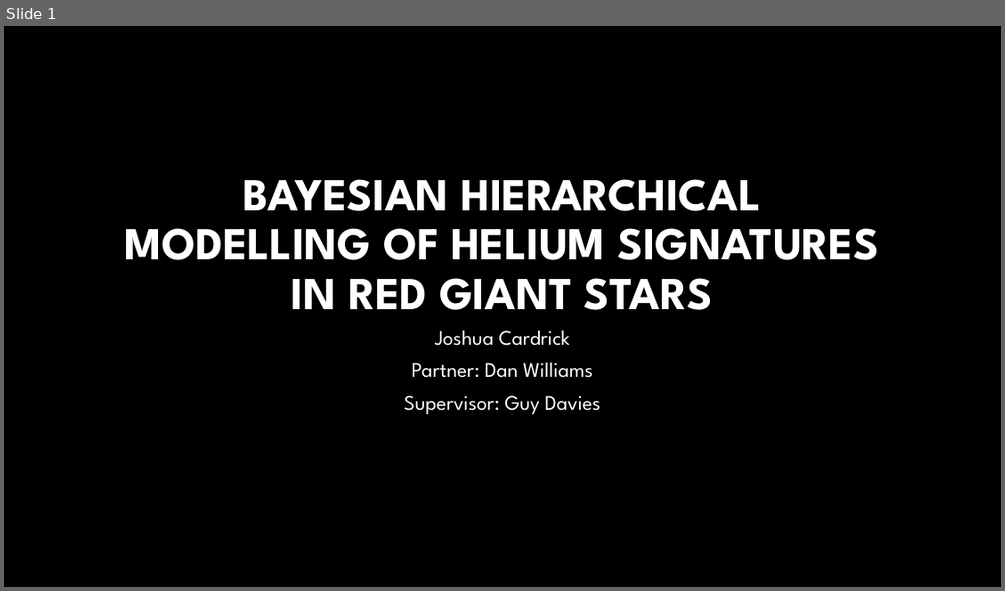
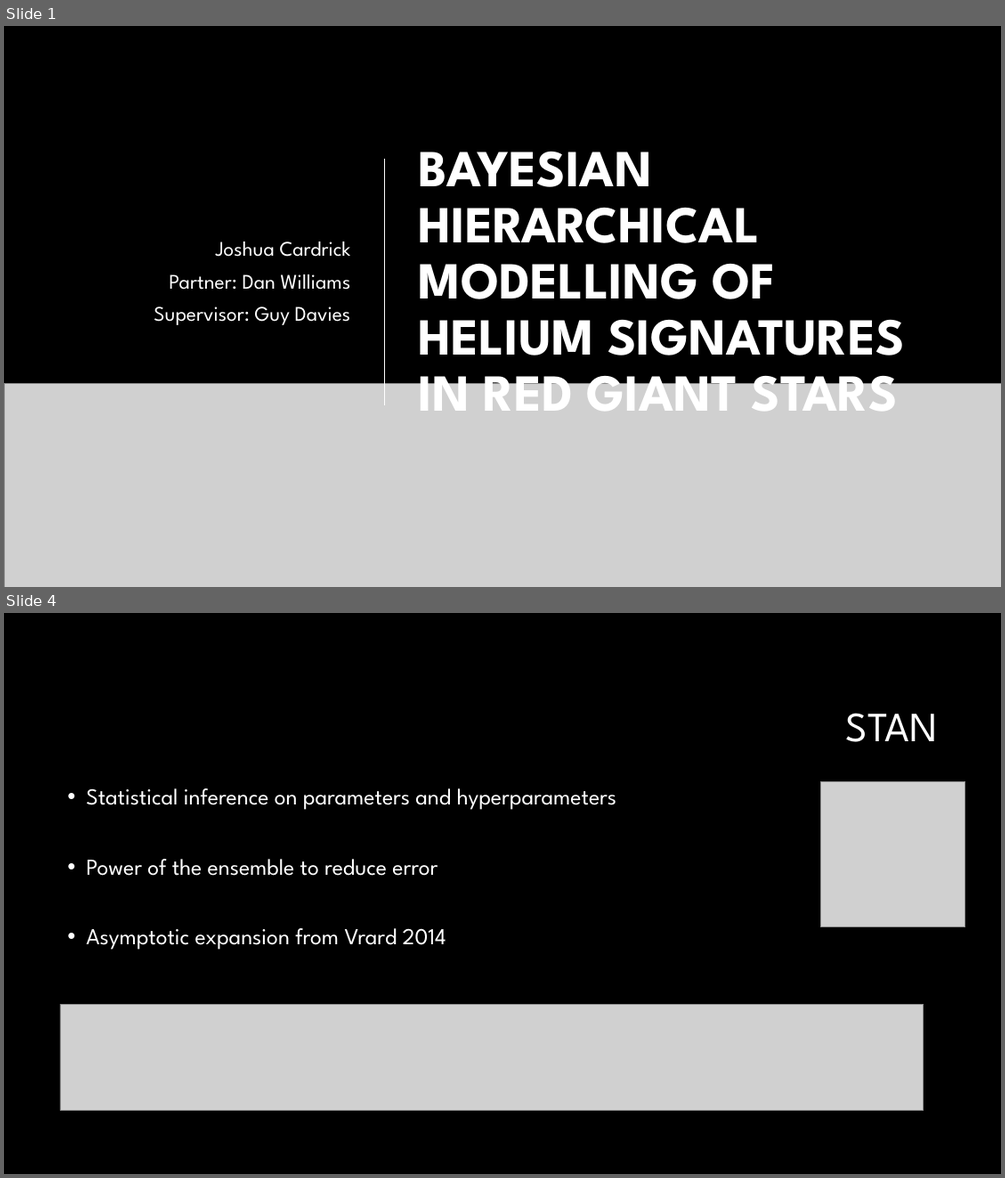
Before and after one commit to daw538/y4project, a slide deck: JoshFiles/Seminar.pptx. Shown one above the other, each under a label of ours: slide 1 before the commit, slides 1 and 4 after it; the slides between them are not shown. The pictures are 1005x591 and 1005x1178 pixels, drawn with LibreOffice and Linux fonts; fonts in the diff are those of the drawing; grey boxes stand for pictures; background and template pictures are left out. Boxes give left, top, right and bottom in pixels: in the first picture for what was removed or moved away, otherwise in the second. Text is boxed around its words. In the diff, an @@ line names an element or a change of style, - is before the commit and + after.

```diff
--- a/JoshFiles/Seminar.pptx
+++ b/JoshFiles/Seminar.pptx
@@ slide 4 added at box(4, 613, 1001, 1174), background #000000 @@
@@ title added at box(846, 713, 938, 742), 40 pt, text #FFFFFF @@
+STAN
@@ text added at box(86, 788, 617, 949), 22 pt, text #FFFFFF @@
+• Statistical inference on parameters and hyperparameters
+• Power of the ensemble to reduce error
+• Asymptotic expansion from Vrard 2014
@@ picture added at box(821, 781, 966, 927) @@
@@ picture added at box(60, 1004, 923, 1111) @@
@@ slide 1 changed as well @@
@@ subtitle "Joshua Cardrick": place and size @@
-subtitle "Joshua Cardrick" at box(404, 330, 601, 414)
+subtitle "Joshua Cardrick" at box(154, 241, 351, 325)
@@ subtitle "Joshua Cardrick" at box(154, 241, 351, 325): alignment centre to right; vertical alignment top to middle @@
@@ title "BAYESIAN HIERARCHICAL MODELLING OF HELIUM ...": place and size @@
-title "BAYESIAN HIERARCHICAL MODELLING OF HELIUM ..." at box(125, 179, 879, 310)
+title "BAYESIAN HIERARCHICAL MODELLING OF HELIUM ..." at box(419, 151, 905, 410)
@@ title "BAYESIAN HIERARCHICAL MODELLING OF HELIUM ..." at box(419, 151, 905, 410): size 44 to 50 pt; alignment centre to left; vertical alignment bottom to middle @@
@@ line added from (385, 159) to (385, 405), #FFFFFF 1.25 pt @@
@@ picture added at box(4, 384, 1001, 587) @@
```
Also in this commit, not shown: 2 other slides changed, 6 other slides added, 4 other files.
